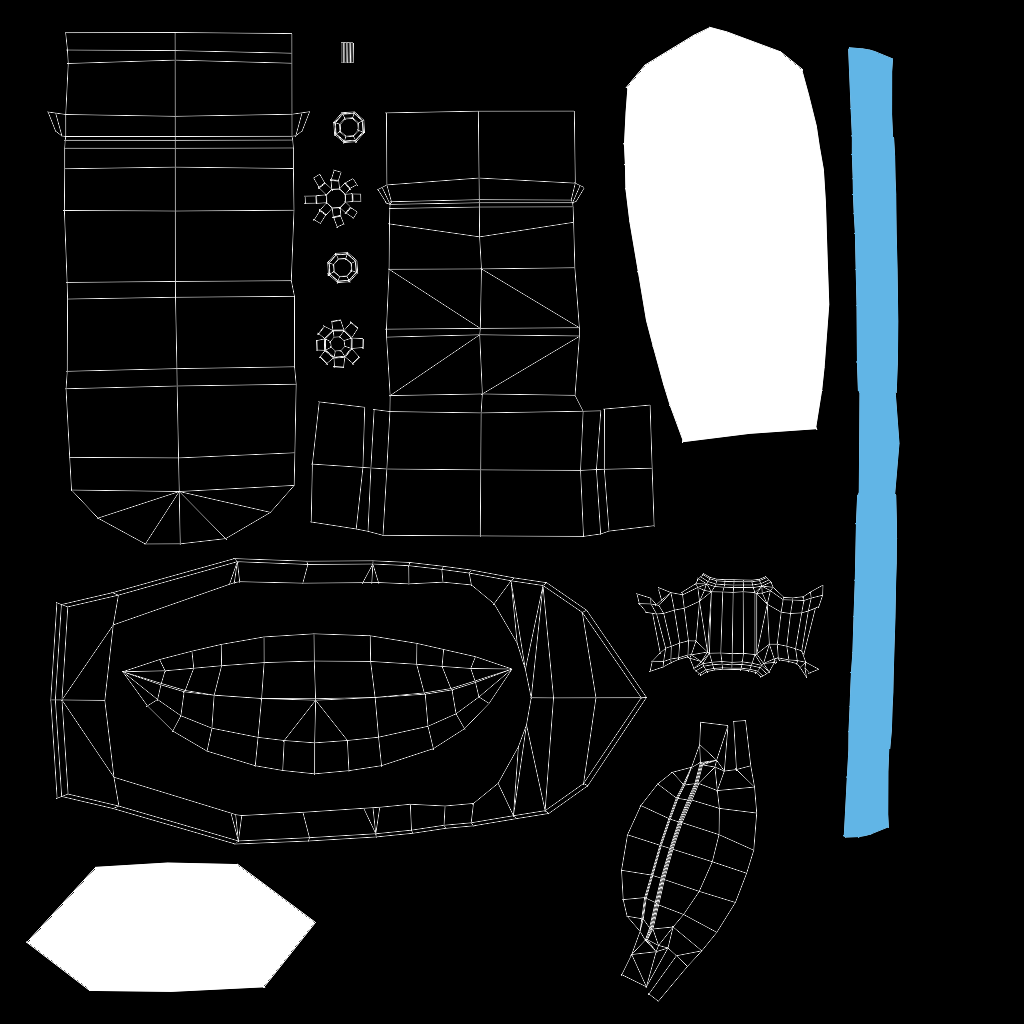
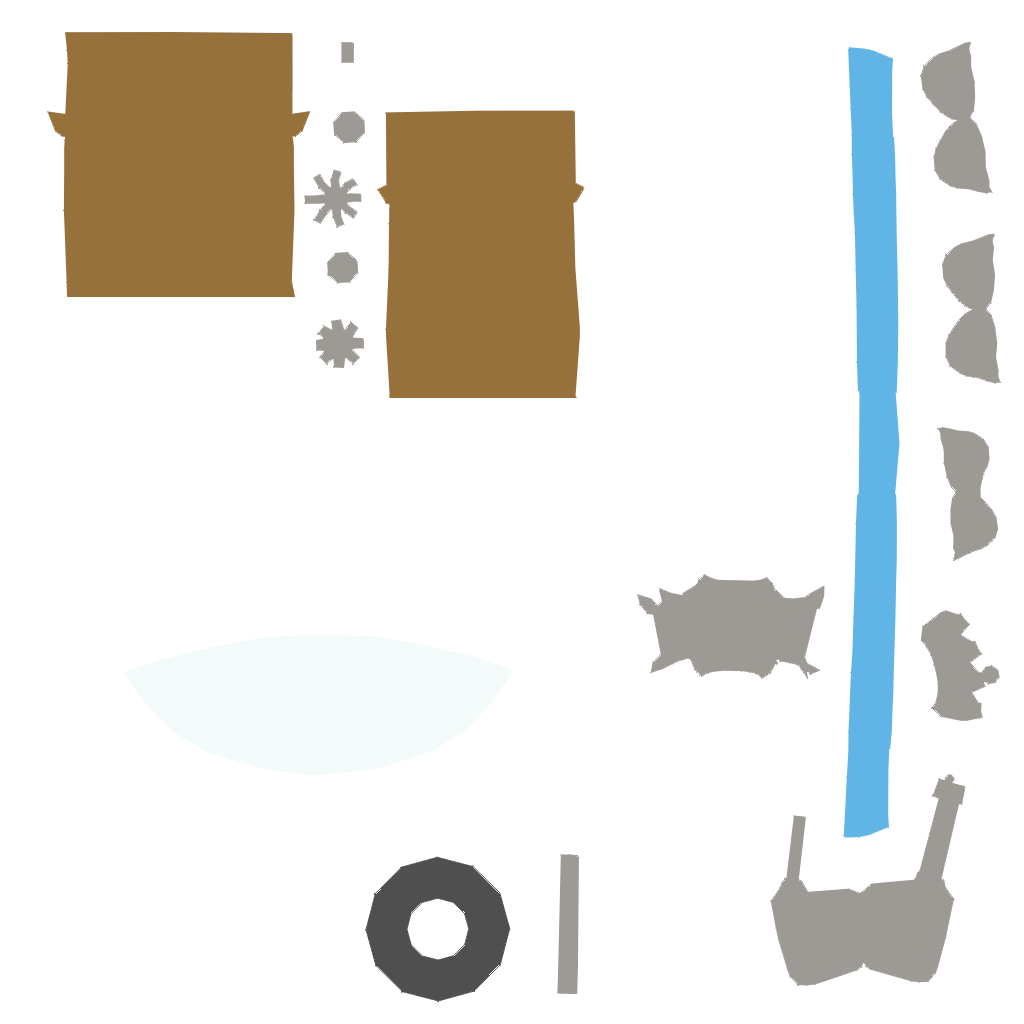
Before/after of a 1024x1024 layered artwork. What changed in the layer stack:
added layer "glass" (25%) above "plastic" over left=123, top=634, right=514, bottom=776
added layer "plastic" above "metal" over left=365, top=856, right=511, bottom=1002
added layer "metal" above "chairs" over left=292, top=34, right=1001, bottom=994
added layer "chairs" above "white_paint" over left=47, top=32, right=585, bottom=398
renamed "Layer 2" to "white_paint", painted on it over left=26, top=26, right=830, bottom=1002
removed layer "Layer 0" over left=26, top=26, right=900, bottom=1002
hid "Color Fill 1" over left=0, top=0, right=1024, bottom=1024
